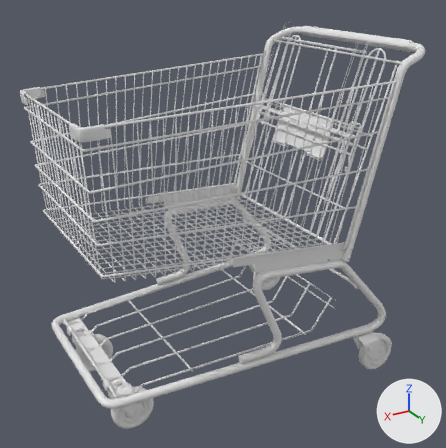
Renders of the glTF model mobile/models/cart.glb from each side of a commit.
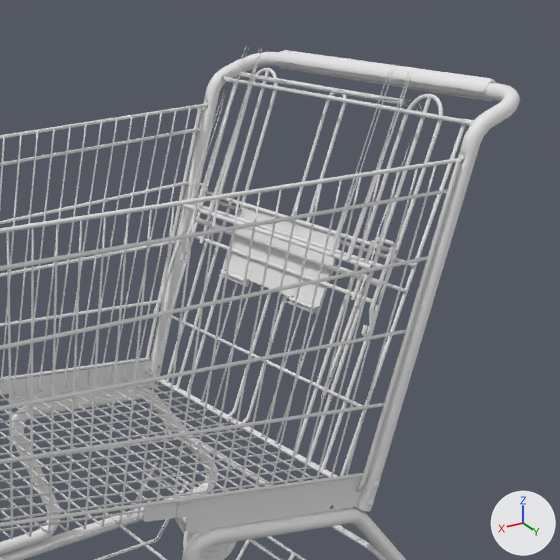
Each version appears first whole from a 50 mm camera at (1.35, 1.486, 1.225) aimed at (0.469, 0.017, 0.491), and next in a close-up on the part from 36% to 100% of the width and 0% to 64% of the height. The lights are fixed; the arrows at lower right show +X, +Y and +Z. The older version's two pictures come first. Where no turn or scale is listed for an object, it has been applied to the vertices.

Names of what the first close-up shows: 'ChildSeat_Hinge_Mesh', 'Frame_Mesh', 'Gate_Hinge_Mesh', 'SeatFlap_Hinge_Mesh' and 1 more.
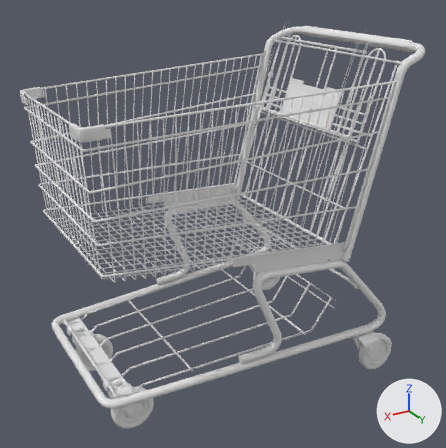
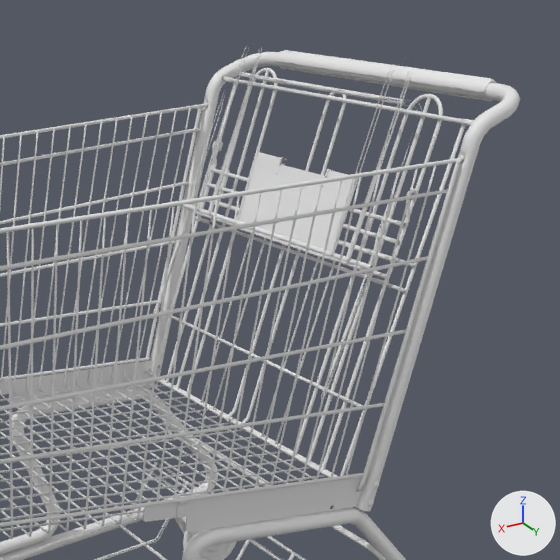
Edits to the scene script, one JSON object a line:
```json
{"op": "set", "path": "ob_seatflap_hinge_mesh.location", "old": "(0.0318, 0.000341, -0.0967)", "new": "(-0.0318, 0.000341, 0.0967)"}
{"op": "set", "path": "ob_seatflap_hinge_mesh.rotation_euler", "old": "(1.888, 0.0, -1.571)", "new": "(-1.253, 0.0, -1.571)", "note": "degrees (108, 0, -90) -> degrees (-72, 0, -90)"}
```

What differs and where, as boxes (x1, y1, x2, y2) in the close-ups (560 x 560 px):
```json
{"object": "SeatFlap_Hinge_Mesh", "change": "moved, turned", "before": [180, 183, 397, 337], "after": [196, 140, 418, 286]}
```
